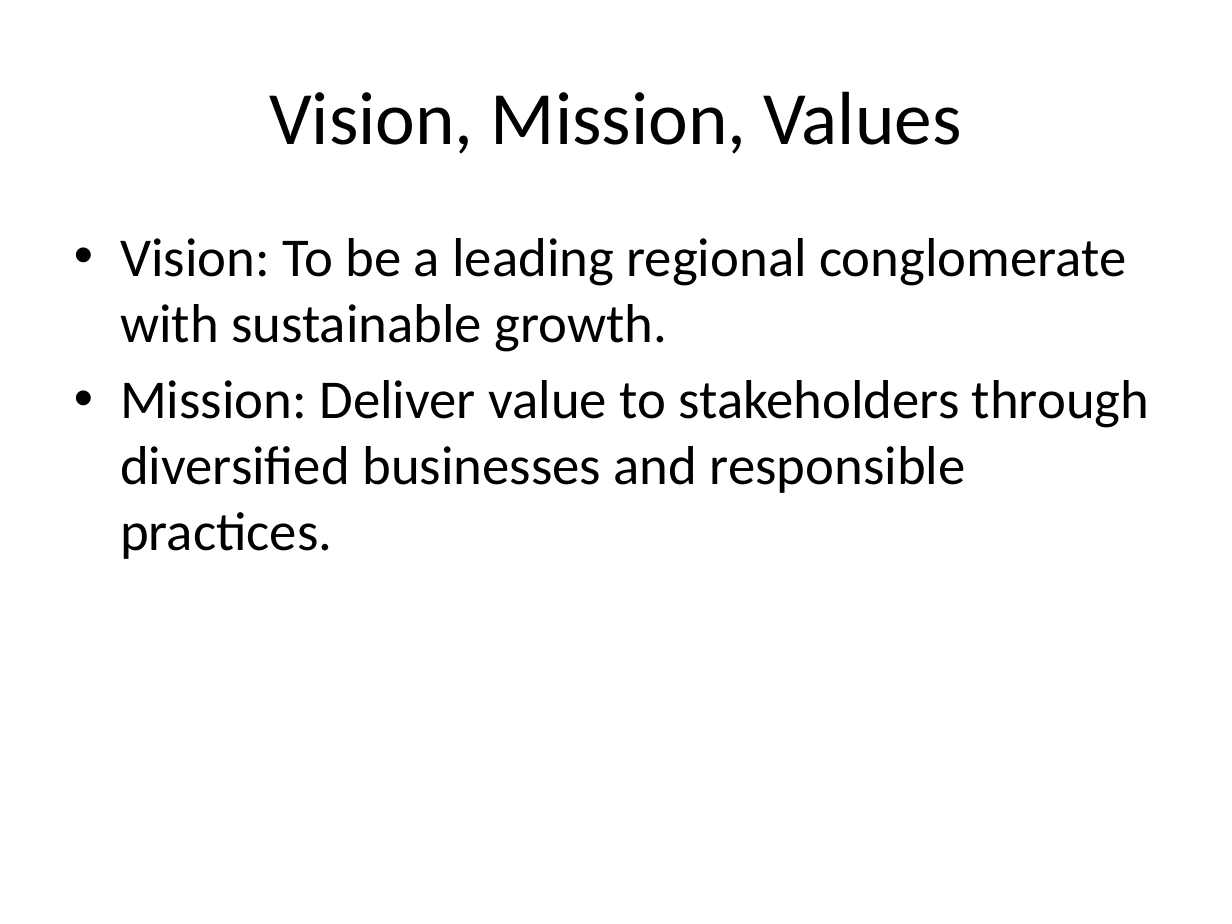
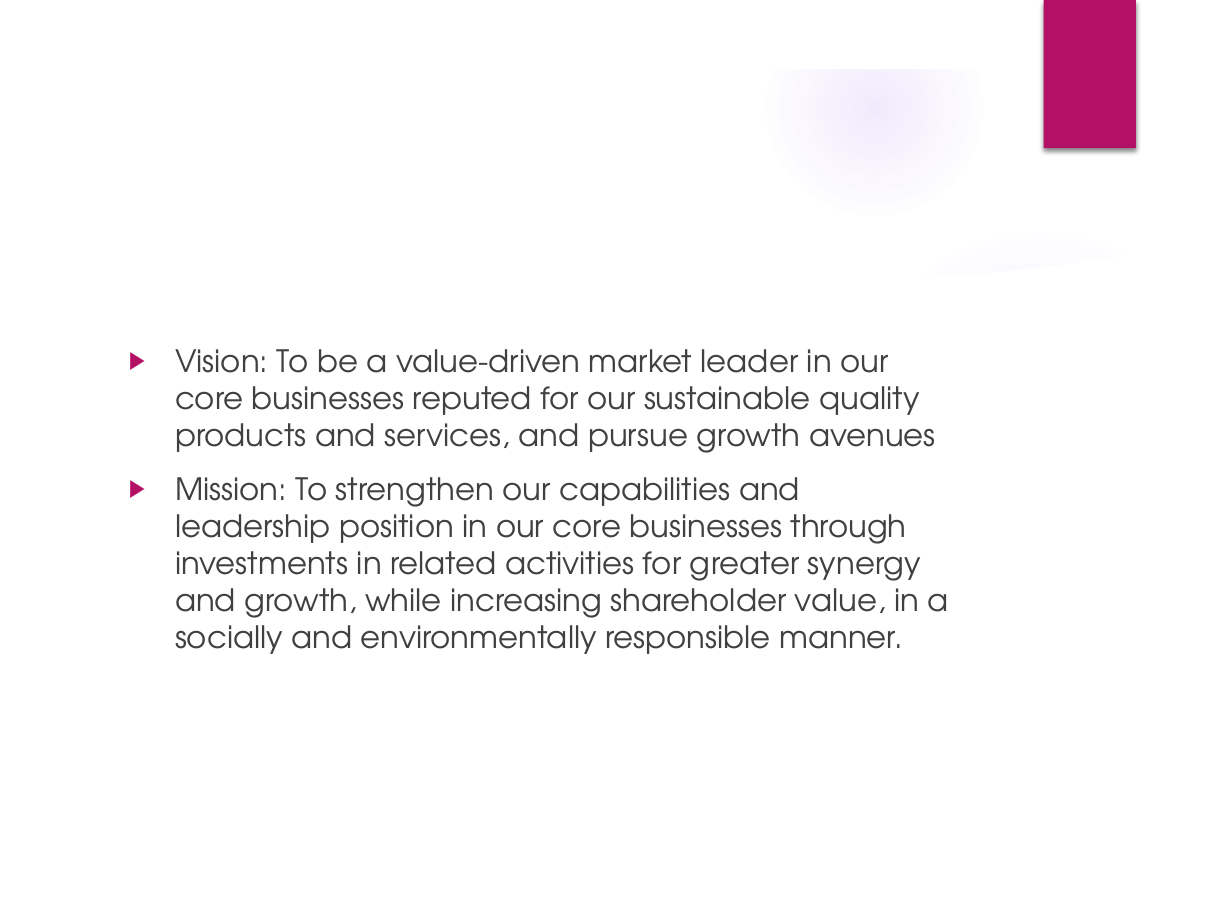
Before and after one commit to tello911/Learning, a slide deck: slide 3 of Company Research/PPB Group/PPB_Group_Strategic_Profile.pptx. Drawn at 1232x924 pixels with LibreOffice and Linux fonts; fonts in the diff are those of the drawing; background and template pictures are left out. Boxes give left, top, right and bottom in pixels: in the first picture for what was removed or moved away, otherwise in the second. Text is boxed around its words. In the diff, an @@ line names an element or a change of style, - is before the commit and + after.

```diff
--- a/Company Research/PPB Group/PPB_Group_Strategic_Profile.pptx
+++ b/Company Research/PPB Group/PPB_Group_Strategic_Profile.pptx
@@ group added at (x1=0, y1=0, x2=1232, y2=924): 4 ellipses, 3 freeform shapes @@
@@ rectangle added at (x1=1044, y1=0, x2=1136, y2=148), fill #B31166 @@
@@ title at (x1=175, y1=349, x2=376, y2=515): text changed; size 44 to 32 pt; font Calibri to TeX Gyre Adventor; text colour #000000 to #FFFFFF @@
-Vision, Mission, Values
+Vision and Mission
@@ text at (x1=175, y1=349, x2=949, y2=654): text changed; size 32 to 18 pt; font Calibri to TeX Gyre Adventor; text colour #000000 to #404040 @@
-• Vision: To be a leading regional conglomerate with sustainable growth.
-• Mission: Deliver value to stakeholders through diversified businesses and responsible practices.
+▶ Vision: To be a value-driven market leader in our core businesses reputed for our sustainable quality products and services, and pursue growth avenues
+▶ Mission: To strengthen our capabilities and leadership position in our core businesses through investments in related activities for greater synergy and growth, while increasing shareholder value, in a socially and environmentally responsible manner.
```
Also in this commit, not shown: 14 other slides changed, 1 slide added, 1 other file.
